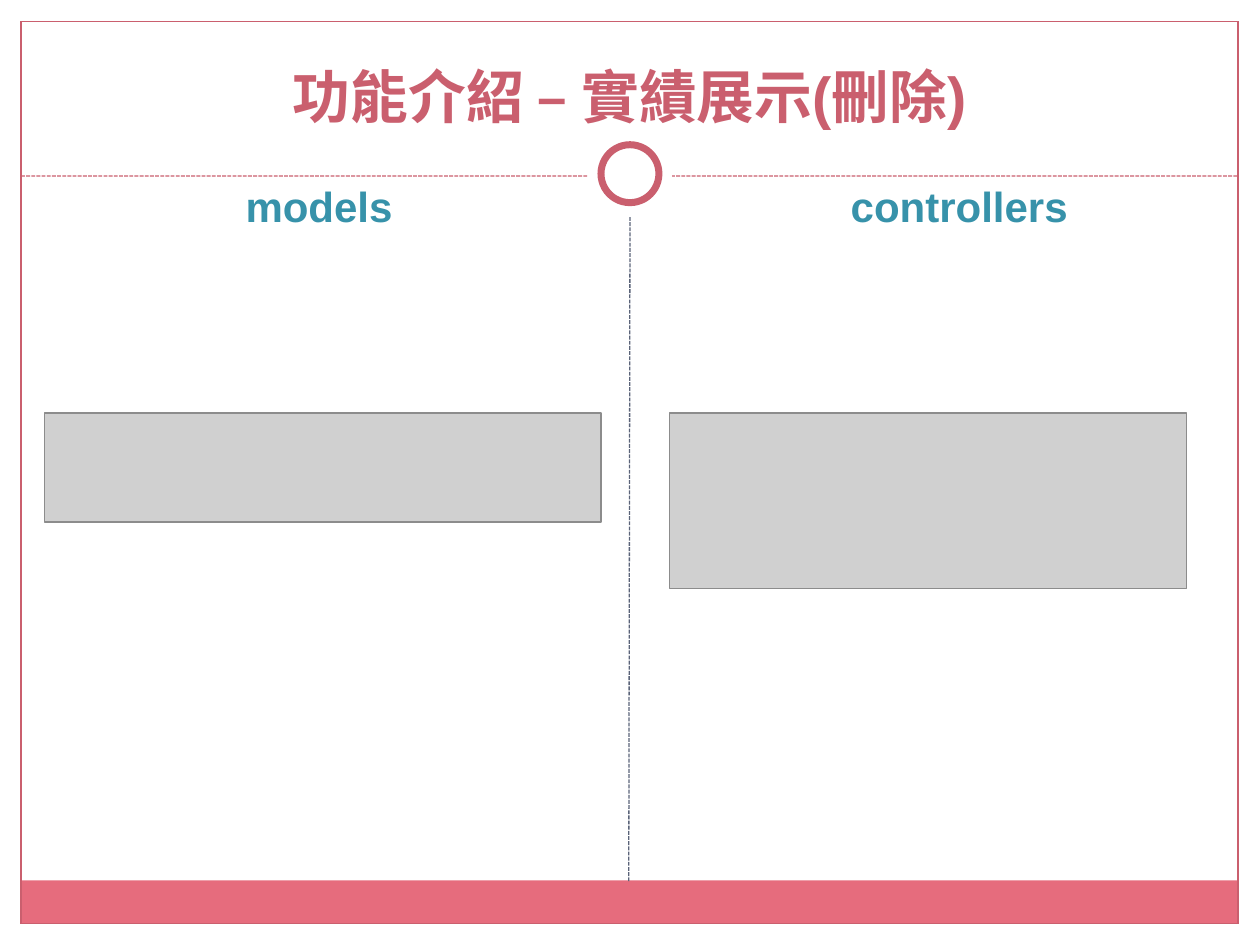
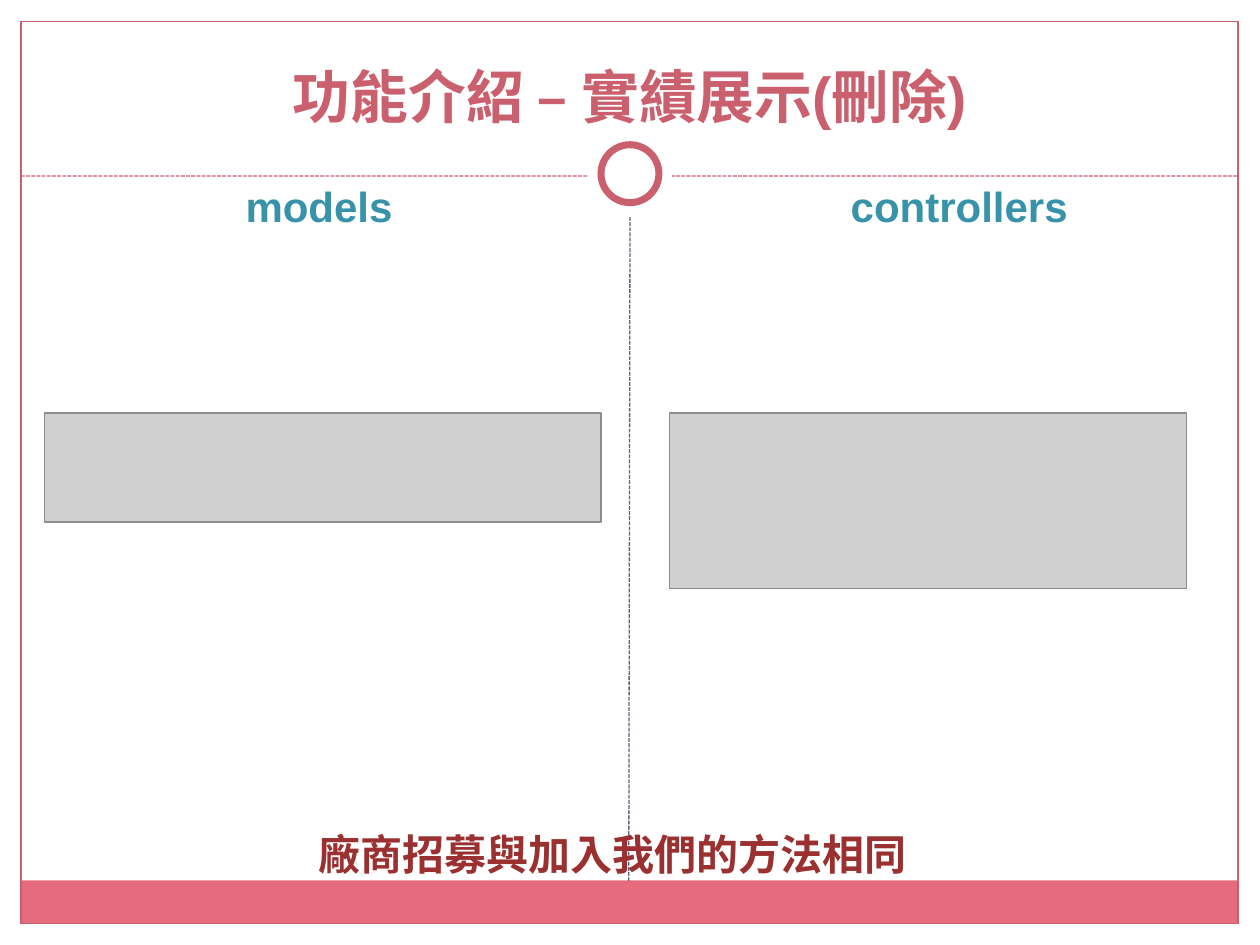
Before and after one commit to tsouleona/gitLab, a slide deck: slide 15 of small_project/data_project/沅淯駿營造有限公司.pptx. Drawn at 1260x945 pixels with LibreOffice and Linux fonts; fonts in the diff are those of the drawing; grey boxes stand for pictures; background and template pictures are left out. Boxes give left, top, right and bottom in pixels: in the first picture for what was removed or moved away, otherwise in the second. Text is boxed around its words. In the diff, an @@ line names an element or a change of style, - is before the commit and + after.

```diff
--- a/small_project/data_project/沅淯駿營造有限公司.pptx
+++ b/small_project/data_project/沅淯駿營造有限公司.pptx
@@ text added at [319,827,907,880], 24 pt, text #9A3130, bold @@
+廠商招募與加入我們的方法相同
```
Also in this commit, not shown: 5 other slides changed.
